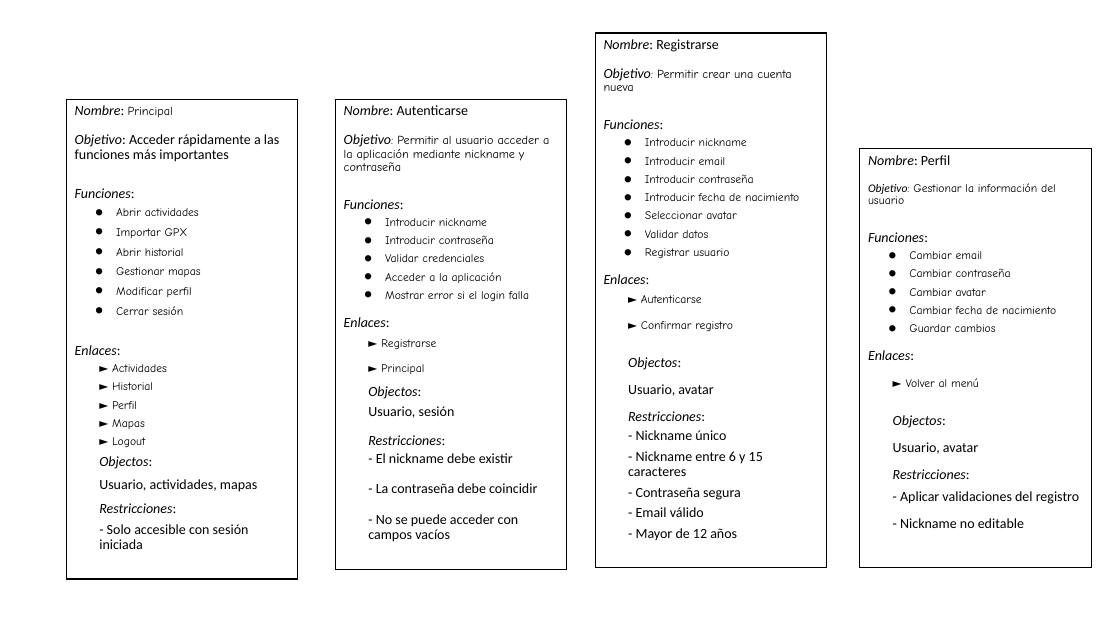
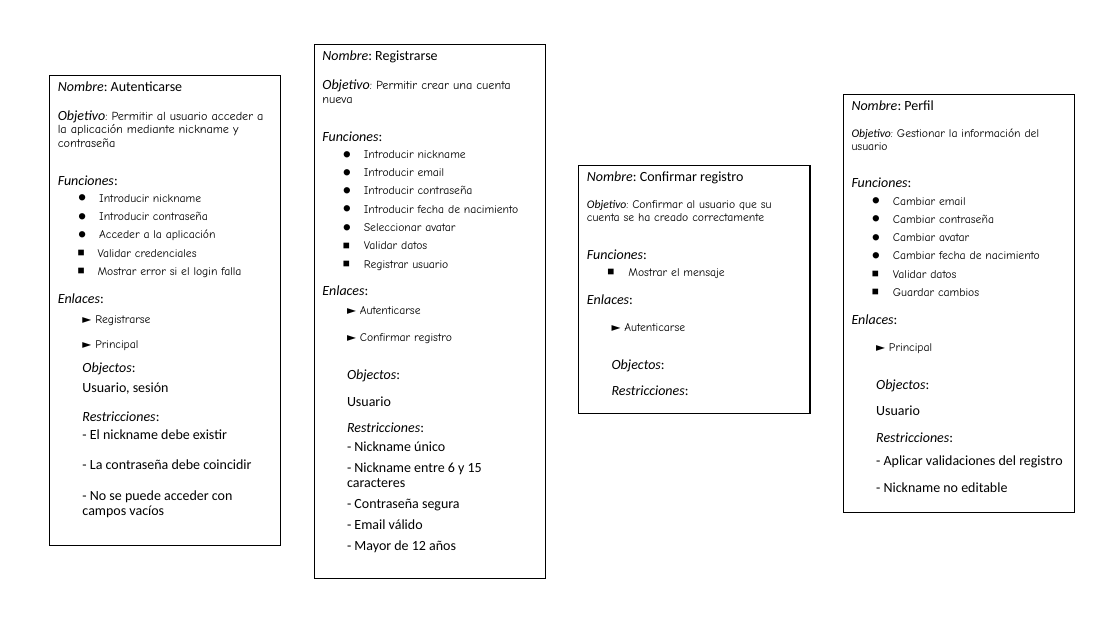
Before and after one commit to Mariaax6/running-la-safor-ipc, a slide deck: slide 1 of docs/Containers-Usuario.pptx (slide 2 before the commit). Drawn at 1120x630 pixels with LibreOffice and Linux fonts; fonts in the diff are those of the drawing. Boxes give left, top, right and bottom in pixels: in the first picture for what was removed or moved away, otherwise in the second. Text is boxed around its words. In the diff, an @@ line names an element or a change of style, - is before the commit and + after.

```diff
--- a/docs/Containers-Usuario.pptx
+++ b/docs/Containers-Usuario.pptx
@@ rectangle "Nombre: Registrarse": place and size @@
-rectangle "Nombre: Registrarse" at (596,33,828,567)
+rectangle "Nombre: Registrarse" at (314,45,545,579)
@@ rectangle "Nombre: Autenticarse": place and size @@
-rectangle "Nombre: Autenticarse" at (335,99,567,570)
+rectangle "Nombre: Autenticarse" at (50,75,281,545)
@@ rectangle removed at (66,99,298,579) @@
-Nombre: Principal
-Objetivo: Acceder rápidamente a las funciones más importantes
-Funciones:
-  • Abrir actividades
-  • Importar GPX
-  • Abrir historial
-  • Gestionar mapas
-  • Modificar perfil
-  • Cerrar sesión
-Enlaces:
-► Actividades
-► Historial
-► Perfil
-► Mapas
-► Logout
-Objectos:
-Usuario, actividades, mapas
-Restricciones:
-- Solo accesible con sesión iniciada
@@ rectangle "Nombre: Perfil": place and size @@
-rectangle "Nombre: Perfil" at (860,149,1092,567)
+rectangle "Nombre: Perfil" at (844,94,1075,513)
@@ rectangle added at (579,166,810,413), fill #FFFFFF, outline #000000 1 pt, 10 pt, text #000000 @@
+Nombre: Confirmar registro
+Objetivo: Confirmar al usuario que su cuenta se ha creado correctamente
+Funciones:
+  ■ Mostrar el mensaje
+Enlaces:
+► Autenticarse
+Objectos:
+Restricciones:
@@ text in rectangle at (99,229,216,240): paragraph added @@
+  • Acceder a la aplicación
@@ text in rectangle at (98,249,241,277): bullet • to ■ @@
@@ text in rectangle at (364,241,448,270): bullet • to ■ @@
@@ text in rectangle at (385,272,502,283): paragraph removed @@
-  • Acceder a la aplicación
@@ text in rectangle at (893,270,956,278): paragraph added @@
+  ■ Validar datos
@@ text in rectangle at (893,288,979,296): bullet • to ■ @@
@@ text in rectangle at (889,343,932,353): text changed @@
-► Volver al menú
+► Principal
@@ text in rectangle at (347,396,391,406): text changed @@
-Usuario, avatar
+Usuario
@@ text in rectangle at (876,405,920,415): text changed @@
-Usuario, avatar
+Usuario
```
Also in this commit, not shown: 1 slide added, 1 slide removed.
